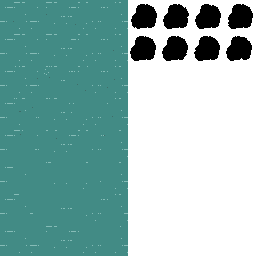
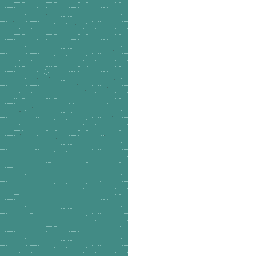
Comparing the layer stacks of the two 256×256 images. Changes:
painted on "Pasted Layer" over [130, 4, 253, 61]
